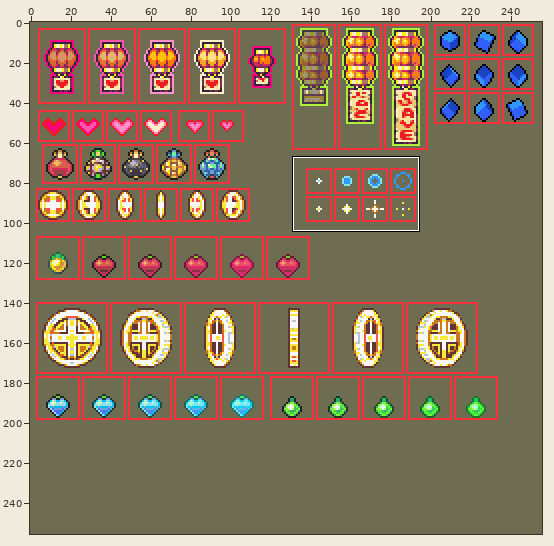
File history of a sprite sheet, images/props/items.png. Above: a wide view before the commit, with the close-up outlined.
Close-up. Old version:
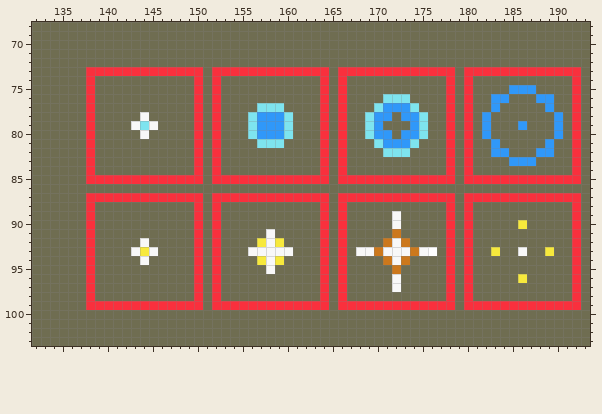
The file is 256x256 pixels. Colours within 5 levels of each other are drawn and written as one. Shown: x 132..193, y 68..103.
The result:
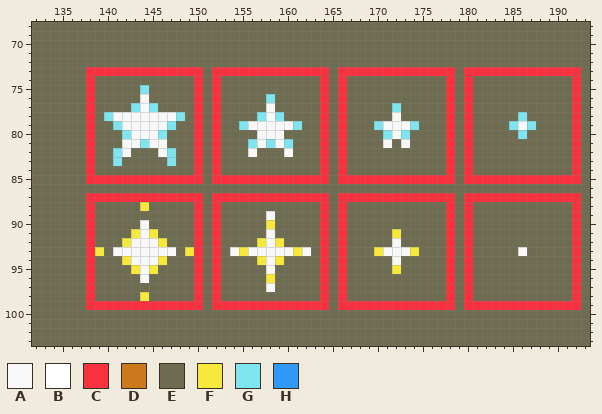
Palette (. is transparent): A #f8f8f8  B #ffffff  C #f9303d  D #cc781c  E #6f6d51  F #f7e93c  G #7ee4ef  H #3098f9
The exact change:
@@ x 132..193 @@
  74 EEEEEECEEEEEEEEEEECECEEEEEEEEEEECECEEEEEEEEEEECECEEEEEEEEEEECE
- 75 EEEEEECEEEEEEEEEEECECEEEEEEEEEEECECEEEEEEEEEEECECEEEEHHHEEEECE
- 76 EEEEEECEEEEEEEEEEECECEEEEEEEEEEECECEEEEGGGEEEECECEEHHEEEHHEECE
- 77 EEEEEECEEEEEEEEEEECECEEEEGGGEEEECECEEEGHHHGEEECECEEHEEEEEHEECE
- 78 EEEEEECEEEEEAEEEEECECEEEGHHHGEEECECEEGHHEHHGEECECEHEEEEEEEHECE
- 79 EEEEEECEEEEAGAEEEECECEEEGHHHGEEECECEEGHEEEHGEECECEHEEEHEEEHECE
- 80 EEEEEECEEEEEAEEEEECECEEEGHHHGEEECECEEGHHEHHGEECECEHEEEEEEEHECE
- 81 EEEEEECEEEEEEEEEEECECEEEEGGGEEEECECEEEGHHHGEEECECEEHEEEEEHEECE
- 82 EEEEEECEEEEEEEEEEECECEEEEEEEEEEECECEEEEGGGEEEECECEEHHEEEHHEECE
- 83 EEEEEECEEEEEEEEEEECECEEEEEEEEEEECECEEEEEEEEEEECECEEEEHHHEEEECE
+ 75 EEEEEECEEEEEGEEEEECECEEEEEEEEEEECECEEEEEEEEEEECECEEEEEEEEEEECE
+ 76 EEEEEECEEEEEAEEEEECECEEEEEGEEEEECECEEEEEEEEEEECECEEEEEEEEEEECE
+ 77 EEEEEECEEEEGAGEEEECECEEEEEAEEEEECECEEEEEGEEEEECECEEEEEEEEEEECE
+ 78 EEEEEECEGAAAAAAAGECECEEEEGAGEEEECECEEEEEAEEEEECECEEEEEGEEEEECE
+ 79 EEEEEECEEGAAAAAGEECECEEGAAAAAGEECECEEEGAAAGEEECECEEEEGAGEEEECE
+ 80 EEEEEECEEEGAAAGEEECECEEEEAAAEEEECECEEEEGAGEEEECECEEEEEGEEEEECE
+ 81 EEEEEECEEEAAGAAEEECECEEEGAGAGEEECECEEEEAEAEEEECECEEEEEEEEEEECE
+ 82 EEEEEECEEGAEEEAGEECECEEEAEEEAEEECECEEEEEEEEEEECECEEEEEEEEEEECE
+ 83 EEEEEECEEGEEEEEGEECECEEEEEEEEEEECECEEEEEEEEEEECECEEEEEEEEEEECE
  84 EEEEEECEEEEEEEEEEECECEEEEEEEEEEECECEEEEEEEEEEECECEEEEEEEEEEECE
@@ x 132..193 @@
  87 EEEEEECCCCCCCCCCCCCECCCCCCCCCCCCCECCCCCCCCCCCCCECCCCCCCCCCCCCE
- 88 EEEEEECEEEEEEEEEEECECEEEEEEEEEEECECEEEEEEEEEEECECEEEEEEEEEEECE
- 89 EEEEEECEEEEEEEEEEECECEEEEEEEEEEECECEEEEEAEEEEECECEEEEEEEEEEECE
- 90 EEEEEECEEEEEEEEEEECECEEEEEEEEEEECECEEEEEAEEEEECECEEEEEFEEEEECE
- 91 EEEEEECEEEEEEEEEEECECEEEEEAEEEEECECEEEEEDEEEEECECEEEEEEEEEEECE
- 92 EEEEEECEEEEEAEEEEECECEEEEFAFEEEECECEEEEDADEEEECECEEEEEEEEEEECE
- 93 EEEEEECEEEEAFAEEEECECEEEAAAAAEEECECEAADAAADABECECEEFEEAEEFEECE
- 94 EEEEEECEEEEEAEEEEECECEEEEFAFEEEECECEEEEDADEEEECECEEEEEEEEEEECE
- 95 EEEEEECEEEEEEEEEEECECEEEEEAEEEEECECEEEEEDEEEEECECEEEEEEEEEEECE
- 96 EEEEEECEEEEEEEEEEECECEEEEEEEEEEECECEEEEEAEEEEECECEEEEEFEEEEECE
- 97 EEEEEECEEEEEEEEEEECECEEEEEEEEEEECECEEEEEAEEEEECECEEEEEEEEEEECE
- 98 EEEEEECEEEEEEEEEEECECEEEEEEEEEEECECEEEEEEEEEEECECEEEEEEEEEEECE
+ 88 EEEEEECEEEEEFEEEEECECEEEEEEEEEEECECEEEEEEEEEEECECEEEEEEEEEEECE
+ 89 EEEEEECEEEEEEEEEEECECEEEEEAEEEEECECEEEEEEEEEEECECEEEEEEEEEEECE
+ 90 EEEEEECEEEEEAEEEEECECEEEEEFEEEEECECEEEEEEEEEEECECEEEEEEEEEEECE
+ 91 EEEEEECEEEEFAFEEEECECEEEEEAEEEEECECEEEEEFEEEEECECEEEEEEEEEEECE
+ 92 EEEEEECEEEFAAAFEEECECEEEEFAFEEEECECEEEEEAEEEEECECEEEEEEEEEEECE
+ 93 EEEEEECFEAAAAAAAEFCECEAFAAAAAFAECECEEEFAAAFEEECECEEEEEAEEEEECE
+ 94 EEEEEECEEEFAAAFEEECECEEEEFAFEEEECECEEEEEAEEEEECECEEEEEEEEEEECE
+ 95 EEEEEECEEEEFAFEEEECECEEEEEAEEEEECECEEEEEFEEEEECECEEEEEEEEEEECE
+ 96 EEEEEECEEEEEAEEEEECECEEEEEFEEEEECECEEEEEEEEEEECECEEEEEEEEEEECE
+ 97 EEEEEECEEEEEEEEEEECECEEEEEAEEEEECECEEEEEEEEEEECECEEEEEEEEEEECE
+ 98 EEEEEECEEEEEFEEEEECECEEEEEEEEEEECECEEEEEEEEEEECECEEEEEEEEEEECE
  99 EEEEEECCCCCCCCCCCCCECCCCCCCCCCCCCECCCCCCCCCCCCCECCCCCCCCCCCCCE
Where, in picture pixels (left, top, right, bottom), the same in both close-ups:
changed: (95, 85, 194, 301)
changed: (482, 85, 563, 166)
changed: (239, 94, 302, 157)
changed: (365, 94, 428, 157)
changed: (230, 211, 311, 292)
changed: (356, 211, 437, 292)
changed: (491, 220, 554, 283)
